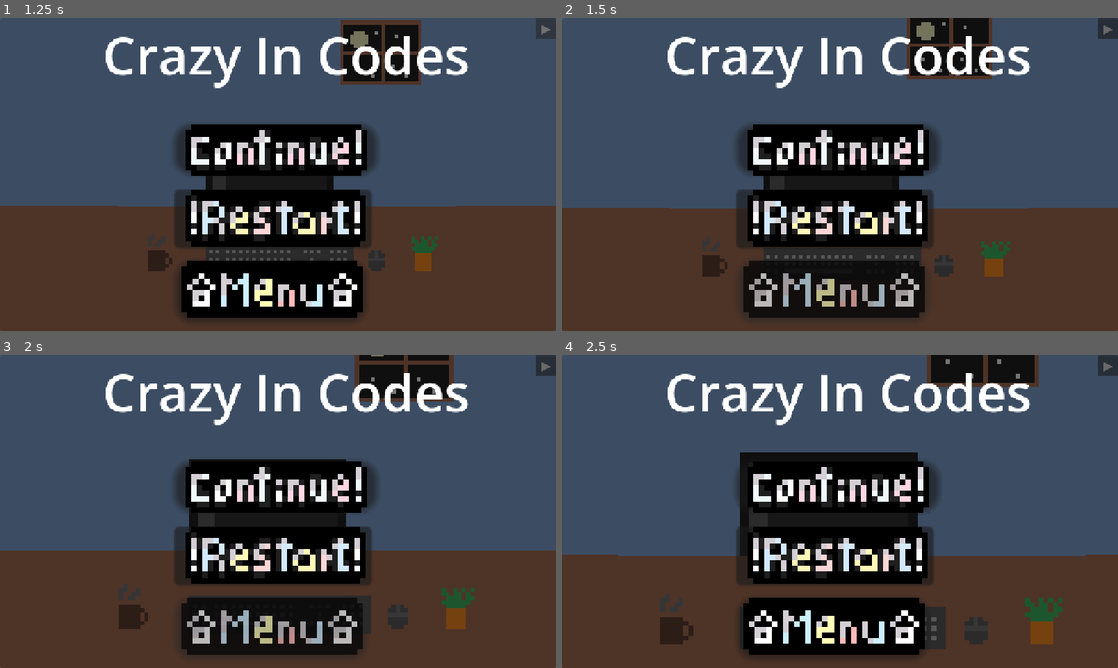
Above: before the commit, frames 1-4 (two rows, left to right).
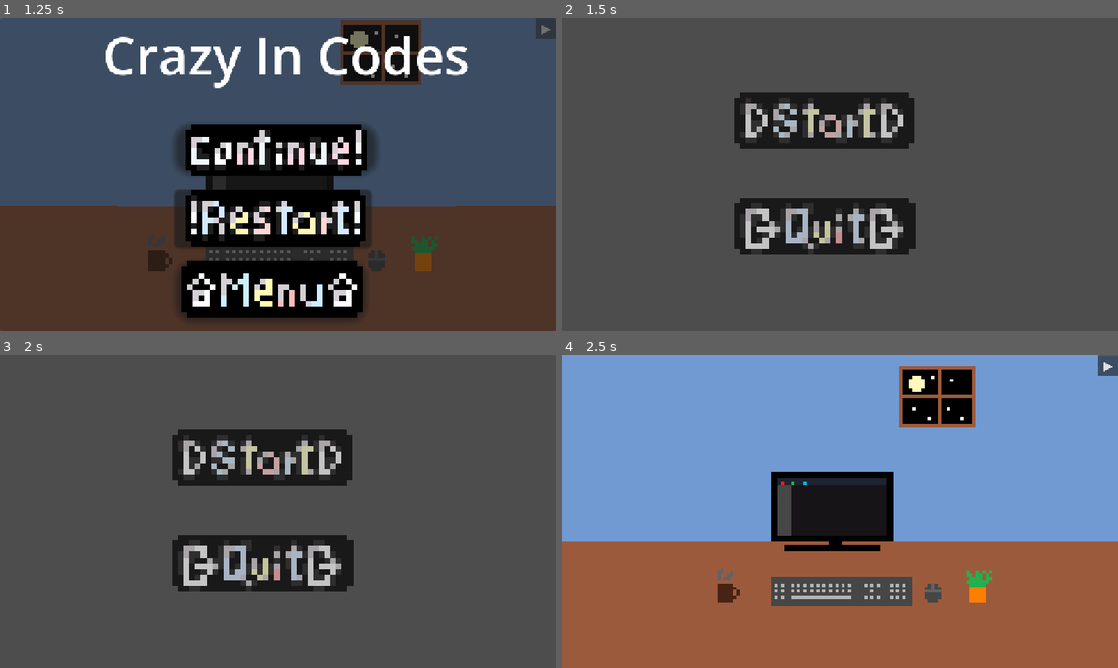
Above: after the commit, the same moments.

Repository: SiriusVe/crazy-in-codes
Game: Godot game, scene res://Scenes/fase_1.tscn
Same seed, same stepped clock (60 frames per second), same inputs: the game is played once before the commit and once after it. This scene is started directly instead of the project's main scene.
Inputs (mouse positions are in pixels of both pictures, inside the frame that each line leads up to):
- Up to frame 1 (1.25 s): click "▶" at 0.5 s
- Up to frame 2 (1.5 s): click (834, 293) at 1.25 s
- Up to frame 3 (2 s): no input
- Up to frame 4 (2.5 s): click (823, 458) at 2.02 s

Frame 1 is identical in both runs. In frame 2, 55% of the frame differs, in the area x 0-100%, y 0-100%; in frame 3, 55%; in frame 4, 96%.

Commit message:
Correções fase 1

Diff:
--- a/Scenes/Crazy in Codes.tscn
+++ b/Scenes/Crazy in Codes.tscn
@@ -1,23 +1,23 @@
 [gd_scene format=3 uid="uid://cm28868qsffi0"]
 
+[ext_resource type="Texture2D" uid="uid://wq0g1y5hjsfy" path="res://Assets/Sprites/UI/Botões/botao-start.png" id="1_26p5a"]
 [ext_resource type="Script" uid="uid://bxxwgqmu82m5r" path="res://Scripts/start_button.gd" id="1_sj23m"]
-[ext_resource type="Texture2D" path="res://Assets/Sprites/Botões/botao-start.png" id="1_w5yvs"]
 [ext_resource type="Script" uid="uid://cakgfqgh4tpnb" path="res://Scripts/quitButton.gd" id="2_4uahm"]
-[ext_resource type="Texture2D" path="res://Assets/Sprites/Botões/botao-sair.png" id="3_26p5a"]
+[ext_resource type="Texture2D" uid="uid://b402ht303k12h" path="res://Assets/Sprites/UI/Botões/botao-sair.png" id="3_206en"]
 
-[sub_resource type="AtlasTexture" id="AtlasTexture_26p5a"]
-atlas = ExtResource("1_w5yvs")
+[sub_resource type="AtlasTexture" id="AtlasTexture_iq3d2"]
+atlas = ExtResource("1_26p5a")
+region = Rect2(0, 0, 32, 32)
+
+[sub_resource type="AtlasTexture" id="AtlasTexture_q4j2g"]
+atlas = ExtResource("1_26p5a")
 region = Rect2(32, 0, 32, 32)
-
-[sub_resource type="AtlasTexture" id="AtlasTexture_206en"]
-atlas = ExtResource("1_w5yvs")
-region = Rect2(0, 0, 32, 32)
 
 [sub_resource type="SpriteFrames" id="SpriteFrames_7fw7d"]
 animations = [{
 "frames": [{
 "duration": 1.0,
-"texture": SubResource("AtlasTexture_26p5a")
+"texture": SubResource("AtlasTexture_iq3d2")
 }],
 "loop": 1,
 "name": &"OnMouse",
@@ -25,26 +25,26 @@
 }, {
 "frames": [{
 "duration": 1.0,
-"texture": SubResource("AtlasTexture_206en")
+"texture": SubResource("AtlasTexture_q4j2g")
 }],
 "loop": 1,
 "name": &"default",
 "speed": 5.0
 }]
 
-[sub_resource type="AtlasTexture" id="AtlasTexture_iq3d2"]
-atlas = ExtResource("3_26p5a")
+[sub_resource type="AtlasTexture" id="AtlasTexture_thy0e"]
+atlas = ExtResource("3_206en")
+region = Rect2(0, 0, 32, 32)
+
+[sub_resource type="AtlasTexture" id="AtlasTexture_ybthm"]
+atlas = ExtResource("3_206en")
 region = Rect2(32, 0, 32, 32)
-
-[sub_resource type="AtlasTexture" id="AtlasTexture_q4j2g"]
-atlas = ExtResource("3_26p5a")
-region = Rect2(0, 0, 32, 32)
 
 [sub_resource type="SpriteFrames" id="SpriteFrames_4b3kd"]
 animations = [{
 "frames": [{
 "duration": 1.0,
-"texture": SubResource("AtlasTexture_iq3d2")
+"texture": SubResource("AtlasTexture_thy0e")
 }],
 "loop": 1,
 "name": &"MouseOn",
@@ -52,7 +52,7 @@
 }, {
 "frames": [{
 "duration": 1.0,
-"texture": SubResource("AtlasTexture_q4j2g")
+"texture": SubResource("AtlasTexture_ybthm")
 }],
 "loop": 1,
 "name": &"default",
--- a/Scenes/fase_1.tscn
+++ b/Scenes/fase_1.tscn
@@ -6,6 +6,7 @@
 [ext_resource type="Texture2D" uid="uid://bcavo16a2ijwg" path="res://Assets/Sprites/Player/Sprites-PlayerS1.png" id="4_efuq8"]
 [ext_resource type="PackedScene" uid="uid://ds745cvbq5e0e" path="res://Scenes/PauseMenu.tscn" id="4_gw3gf"]
 [ext_resource type="Texture2D" uid="uid://b5wg8xfbfen5w" path="res://Assets/Sprites/UI/Bars/sanidade.png" id="5_hya8f"]
+[ext_resource type="Texture2D" uid="uid://duqvi7e3vp7wd" path="res://Assets/Sprites/UI/Bars/sanidadeajuste.png" id="6_aw74n"]
 
 [sub_resource type="LabelSettings" id="LabelSettings_cq7l2"]
 font_size = 30
@@ -29,8 +30,8 @@
 region = Rect2(32, 0, 32, 32)
 
 [sub_resource type="AtlasTexture" id="AtlasTexture_2q620"]
-atlas = ExtResource("5_hya8f")
-region = Rect2(0, 0, 32, 32)
+atlas = ExtResource("6_aw74n")
+region = Rect2(0, 16, 64, 16)
 
 [sub_resource type="AtlasTexture" id="AtlasTexture_14sx1"]
 atlas = ExtResource("5_hya8f")
@@ -275,14 +276,14 @@
 
 [node name="MentalBar" type="ProgressBar" parent="QuizUI" unique_id=2008913581]
 layout_mode = 0
-offset_left = 737.0
+offset_left = 628.0
 offset_top = -83.0
-offset_right = 959.0
+offset_right = 1137.0
 offset_bottom = -10.0
 value = 100.0
 
 [node name="Barlayout" type="AnimatedSprite2D" parent="QuizUI" unique_id=281820430]
-position = Vector2(808, -36)
+position = Vector2(848, -27)
 scale = Vector2(10, 10)
 sprite_frames = SubResource("SpriteFrames_qgu4t")
 animation = &"Full"
Binary file added: Assets/Sprites/UI/Bars/sanidadeajuste.png
Not shown, added: Assets/Sprites/UI/Bars/sanidadeajuste.png.import
Binary file added: Assets/Sprites/UI/Botões/botao-pause.png
Not shown, added: Assets/Sprites/UI/Botões/botao-pause.png.import
Not shown, added: Site/Imagens/cenario.mesa.png.import
Not shown, added: Site/Imagens/cenario.monstro.png.import
Not shown, added: Site/Imagens/cenario.telagrande.png.import
